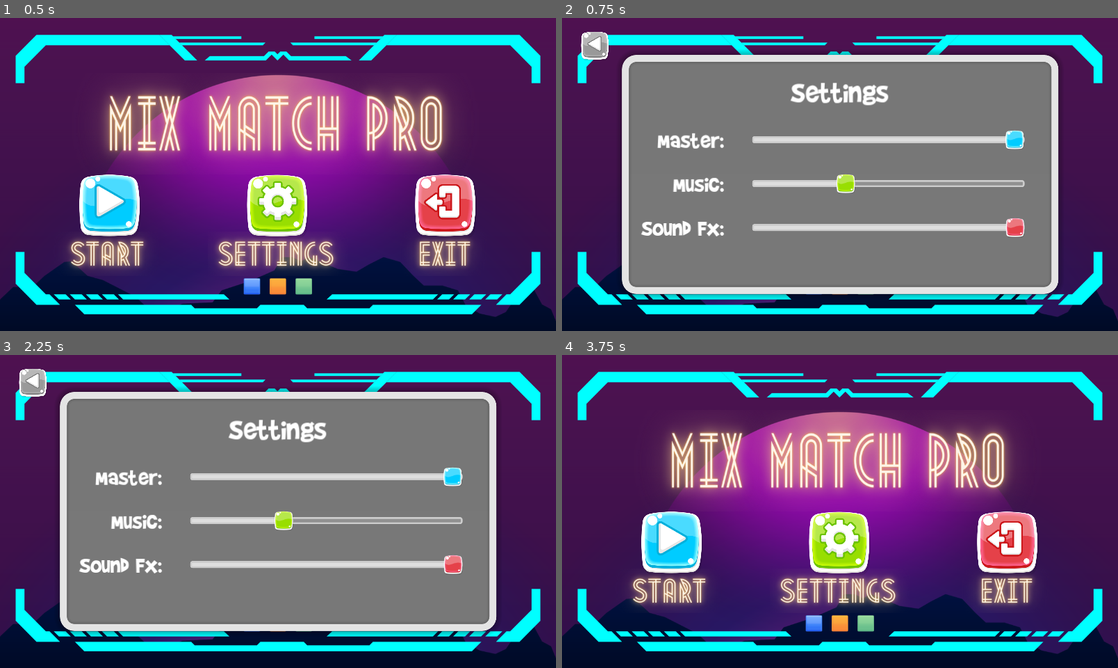
Above: before the commit, frames 1-4 (two rows, left to right).
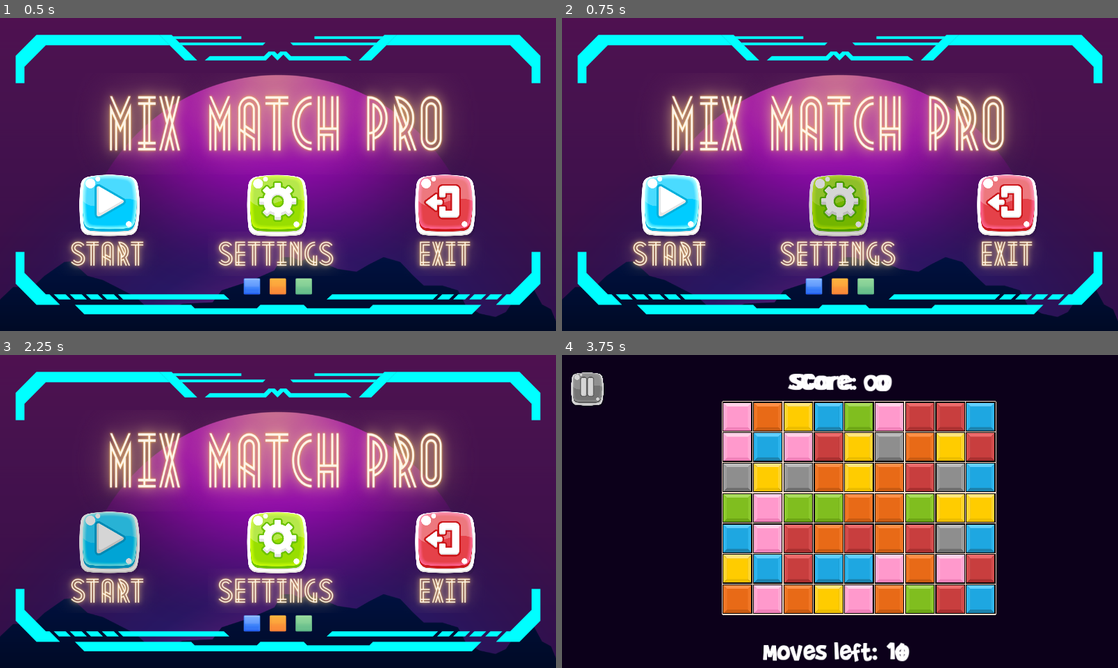
Above: after the commit, the same moments.

Repository: bonsaipropaganda/match-3-with-a-twist
Game: Godot game, scene res://Content/main.tscn
The game is run twice, just before and just after one commit, with the same random seed, the same clock (stepped at 60 frames per second) and the same inputs. The engine's default icon, where the game draws it, is replaced by a stand-in: a white triangle on a blue panel in a dark square.
Inputs (mouse positions are in pixels of both pictures, inside the frame that each line leads up to):
- Up to frame 1 (0.5 s): no input
- Up to frame 2 (0.75 s): click (840, 205) at 0.5 s
- Up to frame 3 (2.25 s): click (111, 542) at 1.25 s; click (111, 542) at 2 s
- Up to frame 4 (3.75 s): click (673, 542) at 2.75 s; click (595, 383) at 3.52 s

Frame 1 is identical in both runs. In frame 2, 61% of the frame differs, in the area x 3-90%, y 4-90%; in frame 3, 61%; in frame 4, 93%, in the area x 0-100%, y 0-99%.

Commit message:
added sound effects
added start button
settings button
and match sound effect

Diff:
--- a/Content/Grid/grid.gd
+++ b/Content/Grid/grid.gd
@@ -118,6 +118,7 @@
 
 		add_moves(matches.size())
 		add_score(matches.size())
+		play_sfx(matches.size())
 
 	if matches.size() == 0:
 		if is_board_settled():
@@ -357,6 +358,9 @@
 	elif tiles_matched >= 6:
 		score += 0
 
+func play_sfx(tiles_matched):
+	if tiles_matched >= 3:
+		%Match.play()
 
 func get_tile_scene_position(x: int, y: int) -> Vector2:
 	return Vector2(x * tile_width, y * tile_width) + Vector2(TILE_MARGIN, TILE_MARGIN)
--- a/Content/Grid/grid.tscn
+++ b/Content/Grid/grid.tscn
@@ -1,6 +1,7 @@
-[gd_scene load_steps=2 format=3 uid="uid://dkbegd2mpsmvo"]
+[gd_scene load_steps=3 format=3 uid="uid://dkbegd2mpsmvo"]
 
 [ext_resource type="Script" path="res://Content/Grid/grid.gd" id="1_q44yw"]
+[ext_resource type="AudioStream" uid="uid://83mm7gwuvxkm" path="res://art/sounds/match sound.mp3" id="2_ecogo"]
 
 [node name="Grid" type="Node2D"]
 clip_children = 2
@@ -11,4 +12,9 @@
 wait_time = 0.2
 one_shot = true
 
+[node name="Match" type="AudioStreamPlayer" parent="."]
+unique_name_in_owner = true
+stream = ExtResource("2_ecogo")
+bus = &"SoundFx"
+
 [connection signal="timeout" from="Timer" to="." method="_on_timer_timeout"]
--- a/Content/UserInterface/menus/main_menu.gd
+++ b/Content/UserInterface/menus/main_menu.gd
@@ -6,10 +6,14 @@
 
 
 func _on_settings_button_pressed() -> void:
+	%Click.play()
+	await get_tree().create_timer(.75).timeout
 	menu_holder.open_menu(&"Settings")
 
 
 func _on_start_button_pressed() -> void:
+	%Start.play()
+	await get_tree().create_timer(.75).timeout
 	menu_holder.close_menu()
 	main.start_game()
 
--- a/Content/UserInterface/menus/main_menu.tscn
+++ b/Content/UserInterface/menus/main_menu.tscn
@@ -11,6 +11,8 @@
 [ext_resource type="Texture2D" uid="uid://hj613qwurt41" path="res://art/gui/menu/MixMatch - Start.png" id="9_708br"]
 [ext_resource type="Texture2D" uid="uid://b701118bekoac" path="res://art/gui/menu/MixMatch - Settings.png" id="10_u34qs"]
 [ext_resource type="Texture2D" uid="uid://dyqydcfl28tgt" path="res://art/gui/menu/MixMatch - Exit.png" id="11_3fbic"]
+[ext_resource type="AudioStream" uid="uid://b7pt3ujolwal6" path="res://art/sounds/start.mp3" id="12_rd06v"]
+[ext_resource type="AudioStream" uid="uid://dfv33e21od60g" path="res://art/sounds/mouse_click.mp3" id="13_233pl"]
 
 [sub_resource type="AtlasTexture" id="AtlasTexture_6wsia"]
 atlas = ExtResource("6_0p56q")
@@ -193,6 +195,19 @@
 size_flags_stretch_ratio = 0.7
 texture = ExtResource("11_3fbic")
 
+[node name="Sounds" type="Node" parent="."]
+
+[node name="Start" type="AudioStreamPlayer" parent="Sounds"]
+unique_name_in_owner = true
+stream = ExtResource("12_rd06v")
+volume_db = -5.0
+bus = &"SoundFx"
+
+[node name="Click" type="AudioStreamPlayer" parent="Sounds"]
+unique_name_in_owner = true
+stream = ExtResource("13_233pl")
+bus = &"SoundFx"
+
 [connection signal="pressed" from="BoxContainer/Background/VBoxContainer/OptionsContainer/StartContainer/AspectRatioContainer/StartButton" to="." method="_on_start_button_pressed"]
 [connection signal="pressed" from="BoxContainer/Background/VBoxContainer/OptionsContainer/SettingsContainer/AspectRatioContainer/SettingsButton" to="." method="_on_settings_button_pressed"]
 [connection signal="pressed" from="BoxContainer/Background/VBoxContainer/OptionsContainer/ExitContainer/AspectRatioContainer/ExitButton" to="." method="_on_exit_button_pressed"]
Not shown: 1 places in Content/UserInterface/menus/main_menu.tscn that only renumber resources
Not shown, added: art/sounds/match sound.mp3.import
Not shown, added: art/sounds/mouse_click.mp3.import
Not shown, added: art/sounds/start.mp3.import
Not shown, added: art/sounds/match sound.mp3
Not shown, added: art/sounds/mouse_click.mp3
Not shown, added: art/sounds/start.mp3
